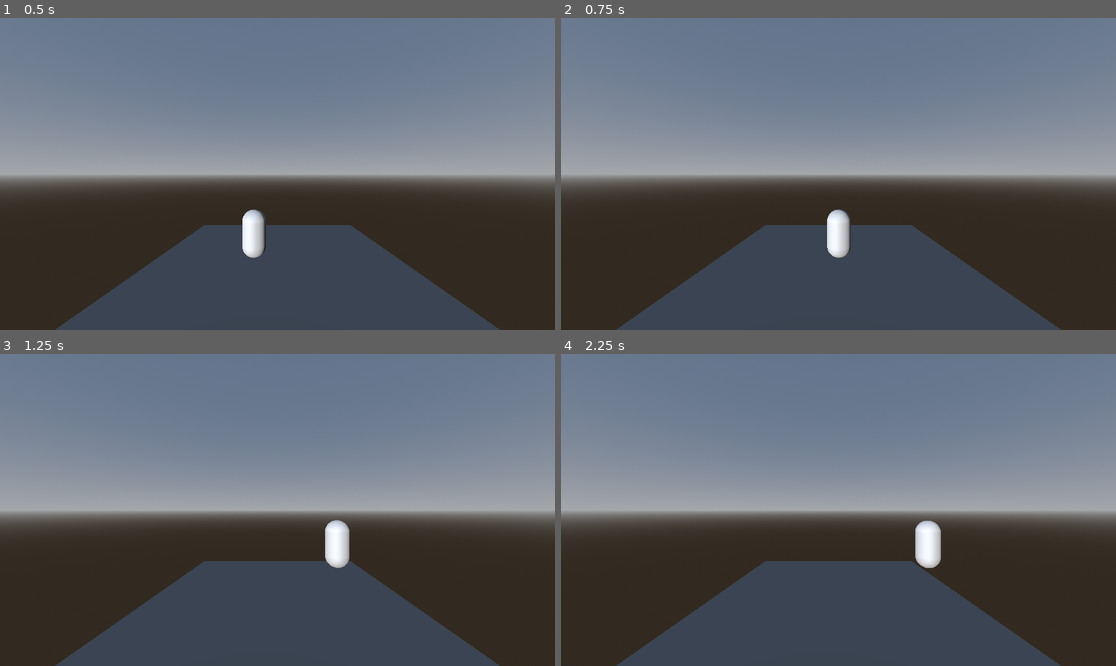
Above: before the commit, frames 1-4 (two rows, left to right).
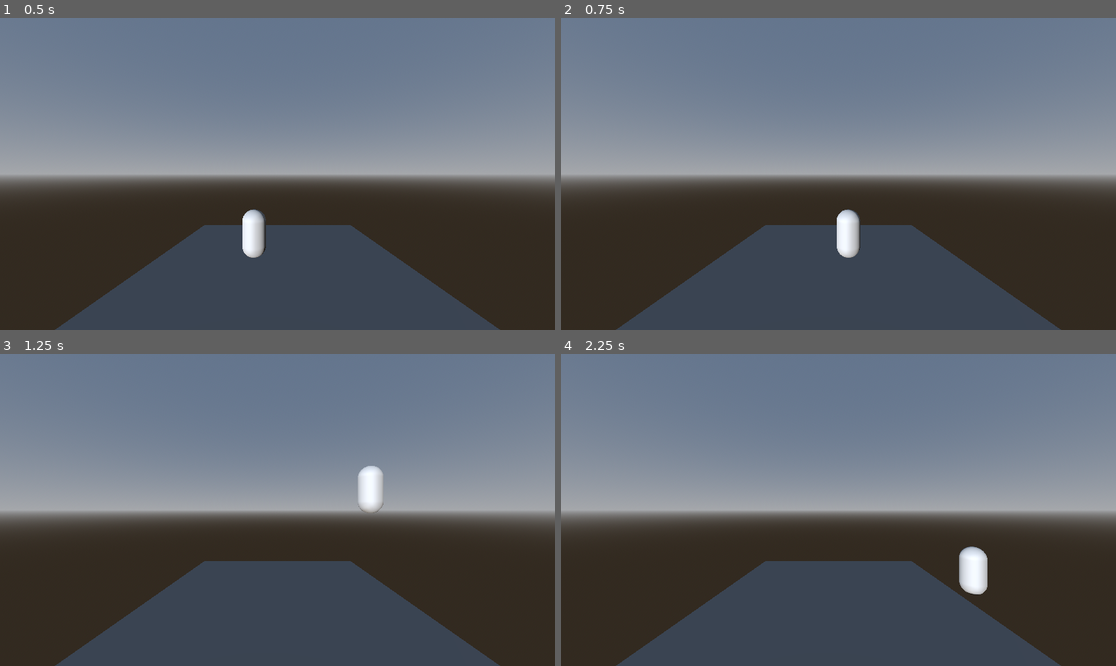
Above: after the commit, the same moments.

Repository: A-CheshireCat/the-switcher-iii
Game: Godot game, scene res://scenes/world.tscn
Two runs of this game, one before a commit and one after it. Both use one fixed random seed, a clock stepped at 60 frames per second and the inputs below.
Inputs:
- Up to frame 1 (0.5 s): no input
- Up to frame 2 (0.75 s): tap Enter at 0.5 s; hold D (move_right) from 0.53 s (still down); tap 1 (mask1) at 0.6 s
- Up to frame 3 (1.25 s): keep holding D (move_right); tap Space (jump) at 0.77, 1.07 s; tap 2 (mask2) at 0.8 s
- Up to frame 4 (2.25 s): release D (move_right) at 1.28 s; hold Down (ui_down) 1.28-2.03 s; tap 2 (mask2) at 1.35 s; tap Space (jump) at 1.52, 1.82 s; tap 3 (mask3) at 1.55, 2.1 s; hold D (move_right) from 2.03 s (still down)

Frame 1 is identical in both runs. In frame 2, 0.8% of the frame differs, in the area x 47-54%, y 61-77%; in frame 3, 1.2%; in frame 4, 1.3%, in the area x 63-77%, y 53-78%.

Commit message:
Mask1 - double jump - basic implementation

Diff:
--- a/project.godot
+++ b/project.godot
@@ -53,6 +53,7 @@
 [physics]
 
 3d/physics_engine="Jolt Physics"
+3d/default_gravity_vector=Vector3(0, -2, 0)
 
 [rendering]
 
--- a/scripts/player.gd
+++ b/scripts/player.gd
@@ -1,20 +1,42 @@
 extends CharacterBody3D
 
+const SPEED = 7.0
+const JUMP_VELOCITY = 9.5
 
-const SPEED = 5.0
-const JUMP_VELOCITY = 4.5
+var mask1_active: bool = true
+var mask2_active: bool = false
+var mask3_active: bool = false
 
+var double_jump_active: bool = false
 
 func _physics_process(delta: float) -> void:
 	# Add the gravity.
 	if not is_on_floor():
 		velocity += get_gravity() * delta
+	elif mask1_active:
+		double_jump_active = true
 
 	# Handle jump.
 	if Input.is_action_just_pressed("jump") and is_on_floor():
 		velocity.y = JUMP_VELOCITY
+	# Handle double jump
+	if Input.is_action_just_pressed("jump") and double_jump_active and not is_on_floor():
+		velocity.y = JUMP_VELOCITY
+		double_jump_active = false
 
 	# Handle mask switch
+	if Input.is_action_just_pressed("mask1"):
+		mask1_active = true
+		mask2_active = false
+		mask3_active = false
+	if Input.is_action_just_pressed("mask2"):
+		mask1_active = false
+		mask2_active = true
+		mask3_active = false
+	if Input.is_action_just_pressed("mask3"):
+		mask1_active = false
+		mask2_active = false
+		mask3_active = true
 
 	# Get the input direction and handle the movement/deceleration.
 	# As good practice, you should replace UI actions with custom gameplay actions.
@@ -22,9 +44,7 @@
 	var direction := (transform.basis * Vector3(input_dir.x, 0, input_dir.y)).normalized()
 	if direction:
 		velocity.x = direction.x * SPEED
-		#velocity.z = direction.z * SPEED
 	else:
 		velocity.x = move_toward(velocity.x, 0, SPEED)
-		#velocity.z = move_toward(velocity.z, 0, SPEED)
 
 	move_and_slide()
